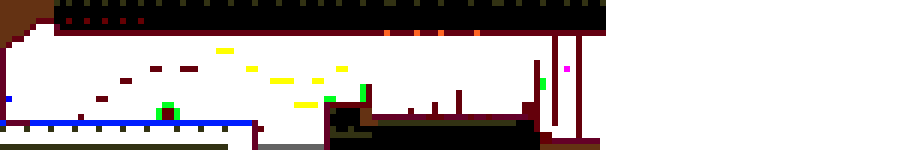
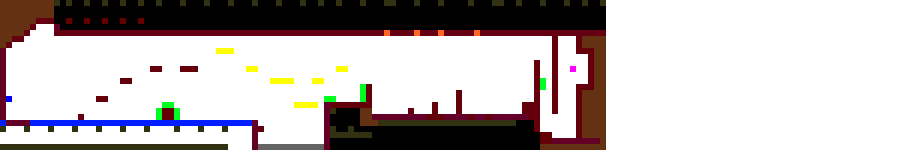
Revision of a layered 900×150 image; what changed, layer by layer:
painted on "level1B.png" over [552, 36, 606, 150]
